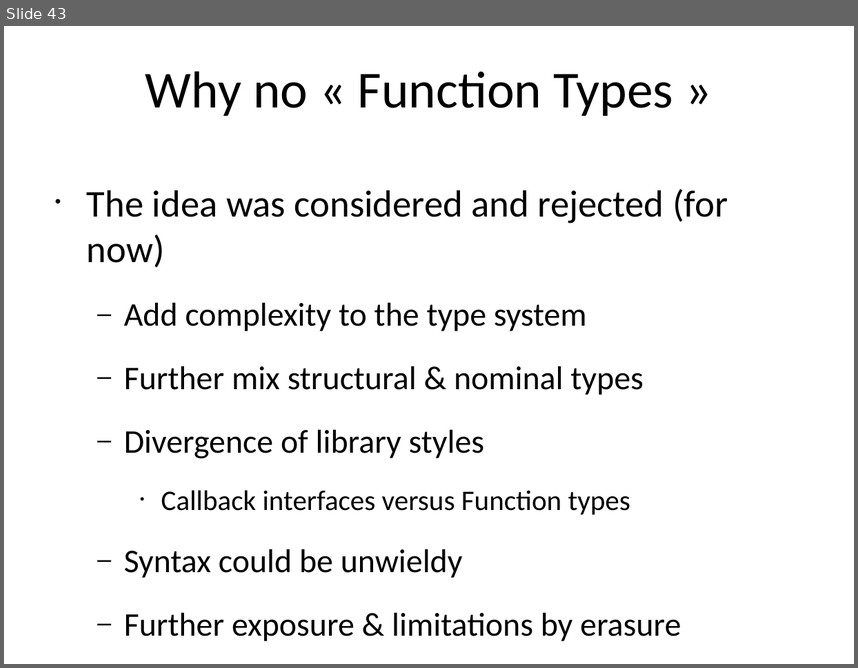
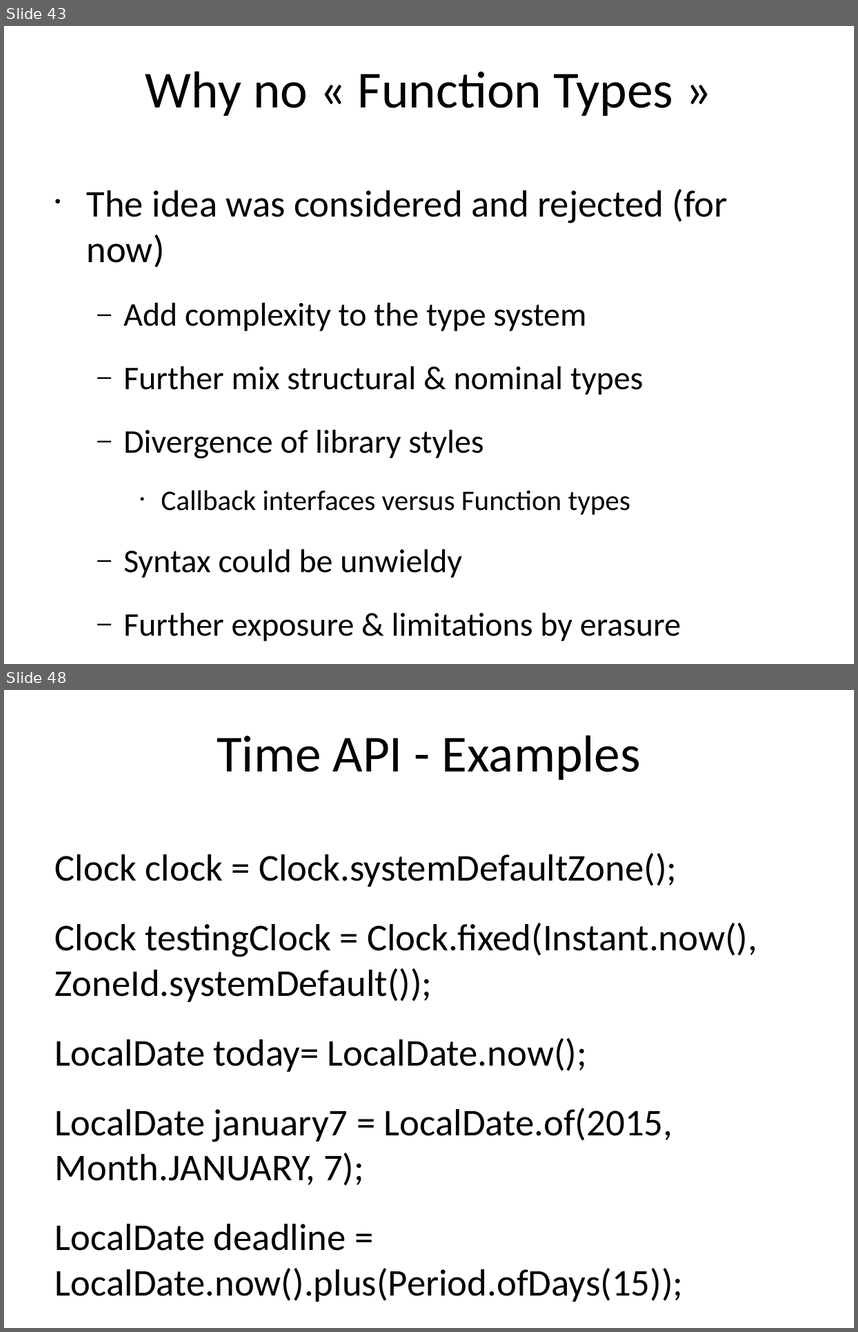
Before and after one commit to kwakeroni/workshops, a slide deck: workshop-java8.ppt. Shown one above the other, each under a label of ours: slide 43 before the commit, slides 43 and 48 after it; the slides between them are not shown. The pictures are 858x668 and 858x1332 pixels, drawn with LibreOffice and Linux fonts; fonts in the diff are those of the drawing. Boxes give left, top, right and bottom in pixels: in the first picture for what was removed or moved away, otherwise in the second. Text is boxed around its words. In the diff, an @@ line names an element or a change of style, - is before the commit and + after.

Commit message:
added Exercise 3 + time exercise, added slides on additional subjects

```diff
--- a/workshop-java8.ppt
+++ b/workshop-java8.ppt
@@ slide 48 added at <box>4,690,854,1328</box>, background #FFFFFF @@
@@ title added at <box>217,735,641,780</box>, 44 pt, text #000000 @@
+Time API - Examples
@@ text added at <box>55,853,757,1301</box>, 32 pt, text #000000 @@
+Clock clock = Clock.systemDefaultZone();
+Clock testingClock = Clock.fixed(Instant.now(), ZoneId.systemDefault());
+LocalDate today= LocalDate.now();
+LocalDate january7 = LocalDate.of(2015, Month.JANUARY, 7);
+LocalDate deadline = LocalDate.now().plus(Period.ofDays(15));
```
Also in this commit, not shown: 33 other slides changed, 9 other slides added, 14 other files.
